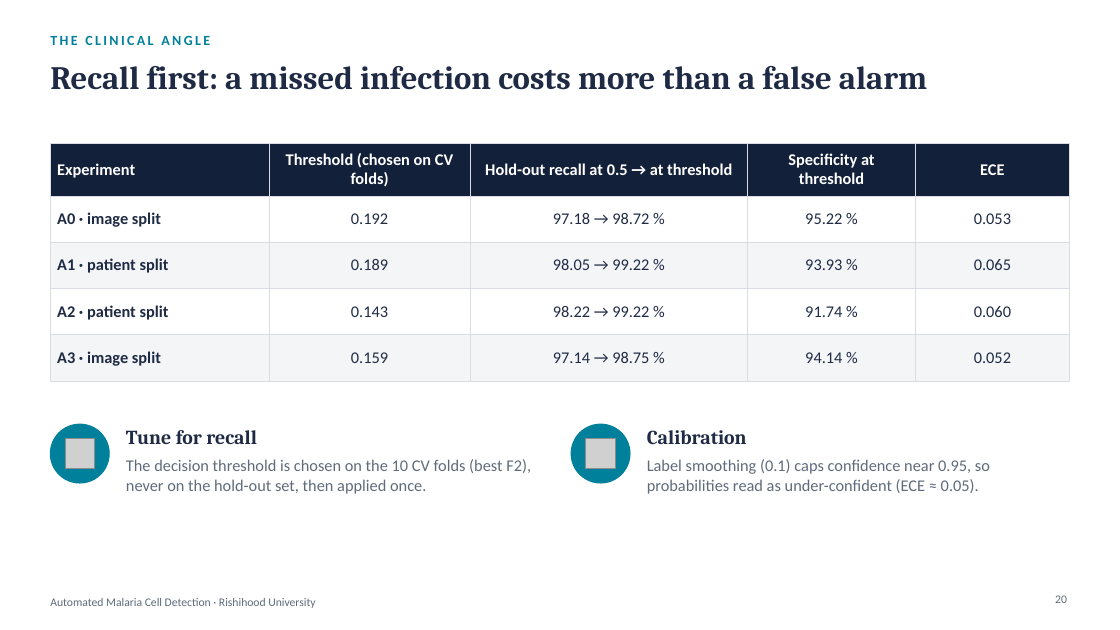
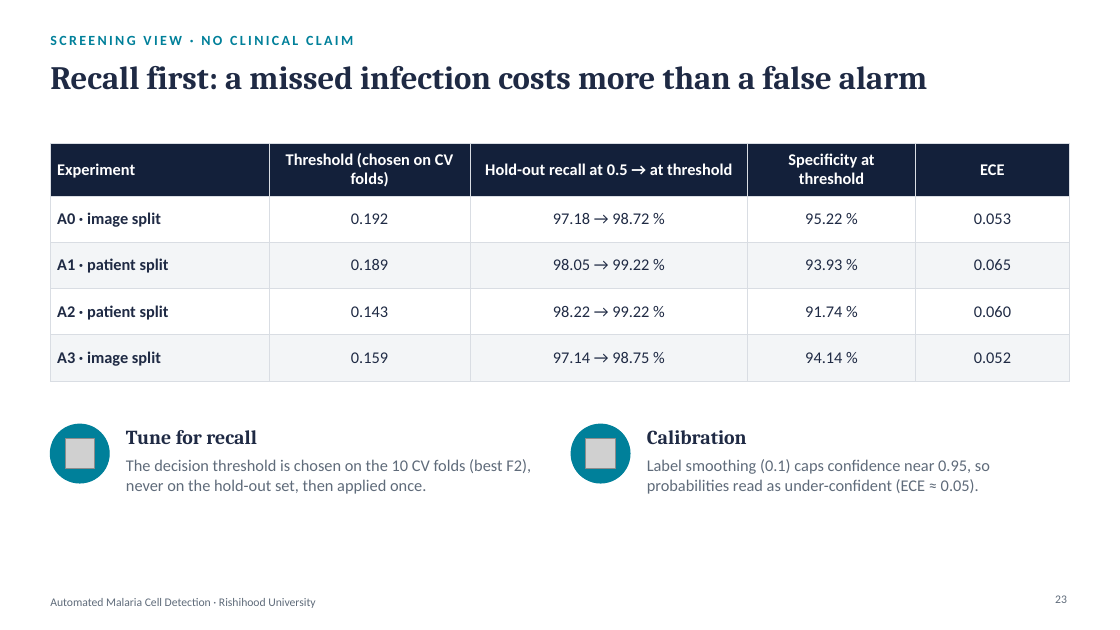
Before and after one commit to amathziah/malaria-detection, a slide deck: slide 23 of slides/Malaria_Phase3_Final.pptx (slide 20 before the commit). Drawn at 1120x630 pixels with LibreOffice and Linux fonts; fonts in the diff are those of the drawing; grey boxes stand for pictures. Boxes give left, top, right and bottom in pixels: in the first picture for what was removed or moved away, otherwise in the second. Text is boxed around its words. In the diff, an @@ line names an element or a change of style, - is before the commit and + after.

Commit message:
Deck: reproducibility checklist, every metric, and why our predictions were wrong (27 slides)
New slides: the base paper's reproducibility checklist (7), every metric for A0-A3 including recall and ROC-AUC (17),
and predictions vs outcomes for H1 and H2 (21). The error slide is labelled as the failure analysis and the recall
slide as a screening view with no clinical claim.

```diff
--- a/slides/Malaria_Phase3_Final.pptx
+++ b/slides/Malaria_Phase3_Final.pptx
@@ text at (50,35,353,45): text changed @@
-THE CLINICAL ANGLE
+SCREENING VIEW · NO CLINICAL CLAIM
@@ page number at (1055,595,1067,603): text changed @@
-20
+23
```
Also in this commit, not shown: 4 other slides changed, 3 slides added, 4 other files.
